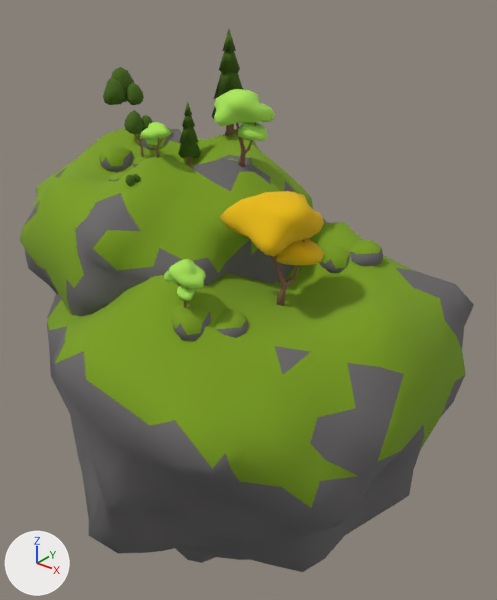
The FBX model Assets/Models/flying island 2.fbx as it was, and as the next commit left it.
Camera for both pictures: a 50 mm lens placed at (23.9, -24.3, 8.5), pointed at (3.0, 1.8, -7.7). Every picture has the same lights, and +X, +Y and +Z are marked at lower left. Where no turn or scale is listed for an object, it has been applied to the vertices.

Before the edit, the objects in view are built like this:
```python
me_cube_001 = bpy.data.meshes.new('Cube.001')
me_cube_001.from_pydata(...)  # 48 vertices, 46 faces; spans x -0.69..0.71, y -0.66..0.53, z -0.12..2.2
me_cube_001.materials.append(mat_wood)  # brown #8d6655
me_icosphere_007 = bpy.data.meshes.new('Icosphere.007')
me_icosphere_007.from_pydata(...)  # 42 vertices, 80 faces; spans x -0.562..0.491, y -0.589..0.579, z -0.349..0.478
# faces by material slot: [52, 28]
me_icosphere_007.materials.append(mat_rock)  # dark grey #6b6968
me_icosphere_007.materials.append(mat_light_green_grass)  # green #7a9e18
me_icosphere_013 = bpy.data.meshes.new('Icosphere.013')
me_icosphere_013.from_pydata(...)  # 204 vertices, 400 faces; spans x -0.85..0.91, y -0.67..0.89, z -0.76..0.59
me_icosphere_013.materials.append(mat_light_green_leaves)  # green #aae758
me_icosphere_018 = bpy.data.meshes.new('Icosphere.018')
me_icosphere_018.from_pydata(...)  # 42 vertices, 80 faces; spans x -0.9..0.98, y -0.99..0.78, z -0.56..0.74
# faces by material slot: [52, 28]
me_icosphere_018.materials.append(mat_rock)  # dark grey #6b6968
me_icosphere_018.materials.append(mat_light_green_grass)  # green #7a9e18
ob_cube = bpy.data.objects.new('Cube', me_cube_001)
ob_cube.location = (4.04, 0.0, 0.11)
ob_icosphere_007 = bpy.data.objects.new('Icosphere.007', me_icosphere_007)
ob_icosphere_007.location = (-0.57, -3.3, -0.72)
ob_icosphere_013 = bpy.data.objects.new('Icosphere.013', me_icosphere_013)
ob_icosphere_013.location = (6.49, -6.44, -2.51)
ob_icosphere_018 = bpy.data.objects.new('Icosphere.018', me_icosphere_018)
ob_icosphere_018.location = (8.78, 3.56, -4.31)
# also in view: 'Cone.001' at (-0.3, 1.1, 1.1); 'Icosphere.001' at (3.8, 0.0, 2.5); 'Icosphere.002' at (-1.1, 0.3, -7.9); 'Icosphere.012' at (7.5, -2.0, -1.5); 'Icosphere.003' at (-3.0, -1.4, -0.4)
```
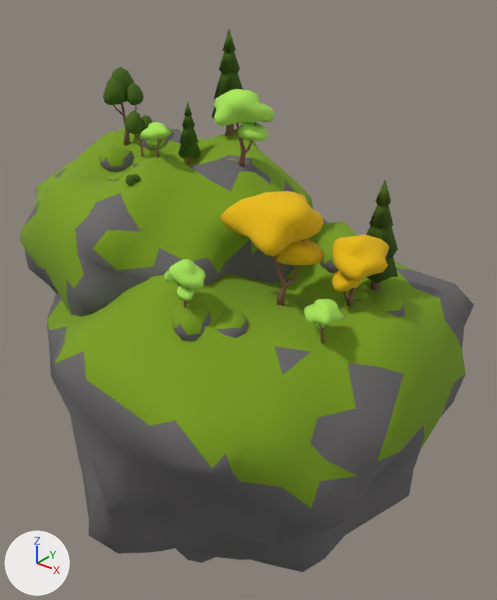
Commit message: flying island 2

Boxes [x1, y1, x2, y2] around the edits, measured in the pictures (497 x 600 px):
'Icosphere.015', added (yellow): after [332, 234, 389, 292]
'Cone.002', added (green): after [366, 180, 398, 283]
'Icosphere.014', added (green): after [304, 299, 344, 328]
'Icosphere.020', added (green): after [372, 293, 405, 317]
'Cube.001', added: after [113, 103, 137, 145]
'Icosphere.017', added: after [345, 290, 368, 302]
'Cube.009', added: after [344, 279, 362, 307]
'Cube.010', added: after [371, 280, 380, 291]
'Cube.008', added: after [319, 324, 328, 345]

Diff of the bpy script that builds the scene:
```diff
--- a/Assets/Models/flying island 2.fbx.py
+++ b/Assets/Models/flying island 2.fbx.py
@@ me_cube_010 @@
+me_cube_010.from_pydata(...)  # 32 vertices, 26 faces; spans x -0.27..0.23, y -0.23..0.28, z -0.22..4.48
+me_cube_010.materials.append(mat_wood)  # brown #8d6655
@@ me_icosphere_015 @@
+me_icosphere_015.from_pydata(...)  # 204 vertices, 400 faces; spans x -1.34..1.22, y -1.33..1.64, z -1.2..0.94
+me_icosphere_015.materials.append(mat_orange_leaves)  # yellow #e8ba00
@@ me_icosphere_014 @@
+me_icosphere_014.from_pydata(...)  # 204 vertices, 400 faces; spans x -0.85..0.76, y -0.77..0.63, z -0.71..0.55
+me_icosphere_014.materials.append(mat_light_green_leaves)  # green #aae758
@@ me_cone_002 @@
+me_cone_002.from_pydata(...)  # 40 vertices, 64 faces; spans x -0.91..0.91, y -0.91..0.91, z -1.54..2.94
+me_cone_002.materials.append(mat_dark_green_leaves)  # dark green #456412
@@ me_cube_008 @@
+me_cube_008.from_pydata(...)  # 48 vertices, 46 faces; spans x -0.402..0.352, y -0.504..0.221, z -0.07..1.292
+me_cube_008.materials.append(mat_wood)  # brown #8d6655
@@ me_cube_009 @@
+me_cube_009.from_pydata(...)  # 48 vertices, 46 faces; spans x -0.6..0.69, y -0.75..0.54, z -0.12..2.2
+me_cube_009.materials.append(mat_wood)  # brown #8d6655
@@ ob_cube_010 @@
+ob_cube_010 = bpy.data.objects.new('Cube.010', me_cube_010)
+ob_cube_010.location = (10.53, 1.78, -4.95)
@@ ob_cube_001 @@
+ob_cube_001 = bpy.data.objects.new('Cube.001', me_cube_001.copy())  # the mesh of ob_cube
+ob_cube_001.location = (-3.75, 0.0, 0.11)
@@ ob_icosphere_015 @@
+ob_icosphere_015 = bpy.data.objects.new('Icosphere.015', me_icosphere_015)
+ob_icosphere_015.location = (10.77, -0.56, -2.55)
@@ ob_icosphere_014 @@
+ob_icosphere_014 = bpy.data.objects.new('Icosphere.014', me_icosphere_014)
+ob_icosphere_014.location = (10.88, -3.26, -4.04)
@@ ob_cone_002 @@
+ob_cone_002 = bpy.data.objects.new('Cone.002', me_cone_002)
+ob_cone_002.location = (10.49, 1.86, -2.68)
@@ ob_cube_008 @@
+ob_cube_008 = bpy.data.objects.new('Cube.008', me_cube_008)
+ob_cube_008.location = (10.93, -3.19, -5.5)
@@ ob_icosphere_020 @@
+ob_icosphere_020 = bpy.data.objects.new('Icosphere.020', me_icosphere_018.copy())  # the mesh of ob_icosphere_018
+ob_icosphere_020.location = (11.61, 0.51, -5.27)
@@ ob_icosphere_017 @@
+ob_icosphere_017 = bpy.data.objects.new('Icosphere.017', me_icosphere_007.copy())  # the mesh of ob_icosphere_007
+ob_icosphere_017.location = (10.33, 0.57, -5.07)
@@ ob_cube_009 @@
+ob_cube_009 = bpy.data.objects.new('Cube.009', me_cube_009)
+ob_cube_009.location = (10.62, -0.54, -5.04)
```
